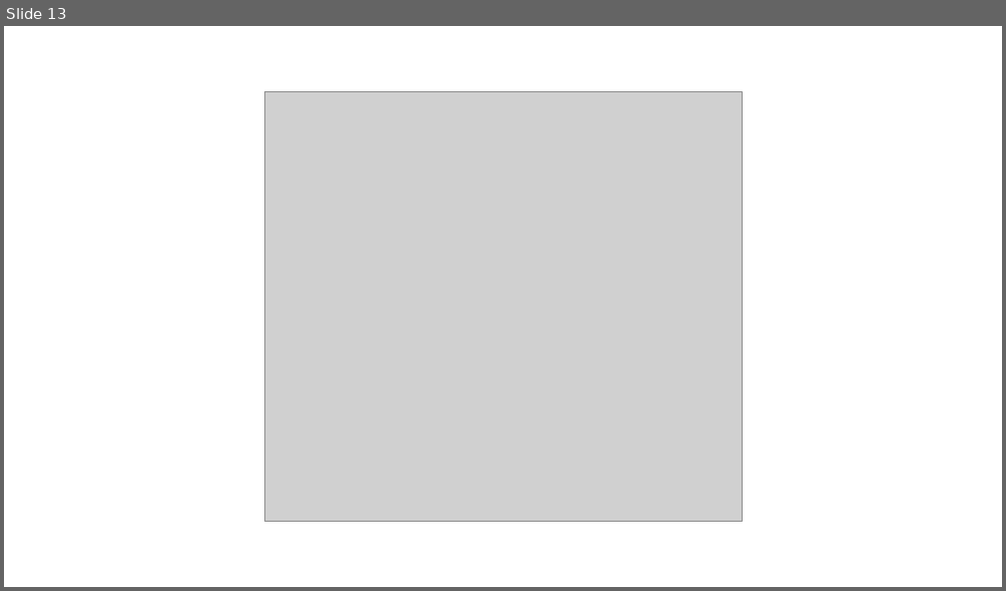
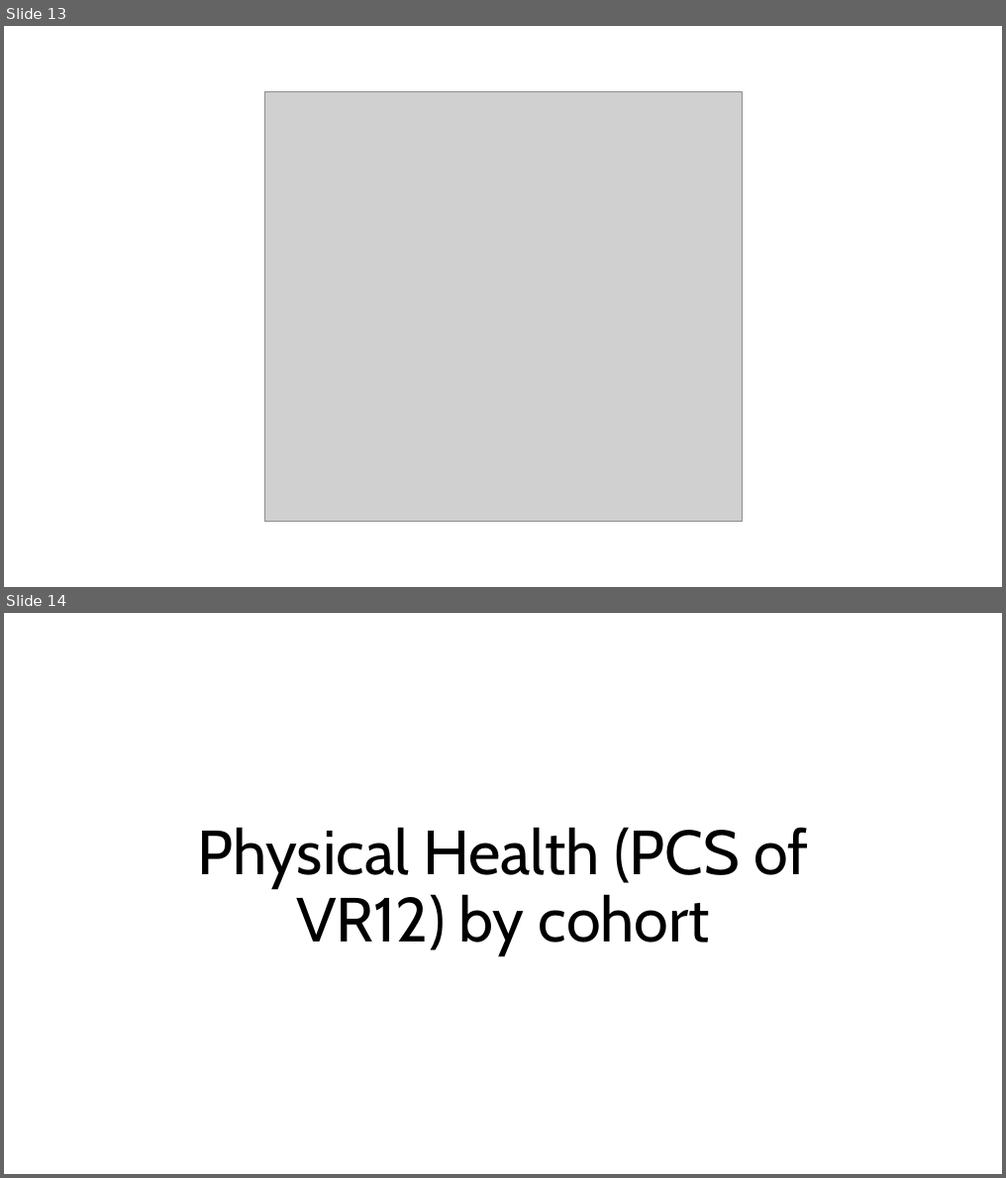
Before and after one commit to vstevensf/medicare_hos, a slide deck: summary stats figures.pptx. Shown one above the other, each under a label of ours: slide 13 before the commit, slides 13 and 14 after it. The pictures are 1006x591 and 1006x1178 pixels, drawn with LibreOffice and Linux fonts; fonts in the diff are those of the drawing; grey boxes stand for pictures. Boxes give left, top, right and bottom in pixels: in the first picture for what was removed or moved away, otherwise in the second. Text is boxed around its words. In the diff, an @@ line names an element or a change of style, - is before the commit and + after.

```diff
--- a/summary stats figures.pptx
+++ b/summary stats figures.pptx
@@ slide 14 added at <box>4,613,1002,1174</box>, background #FFFFFF @@
@@ title added at <box>197,827,808,957</box>, 60 pt, text #000000 @@
+Physical Health (PCS of VR12) by cohort
```
Also in this commit, not shown: 5 other slides added, 2 other files.
